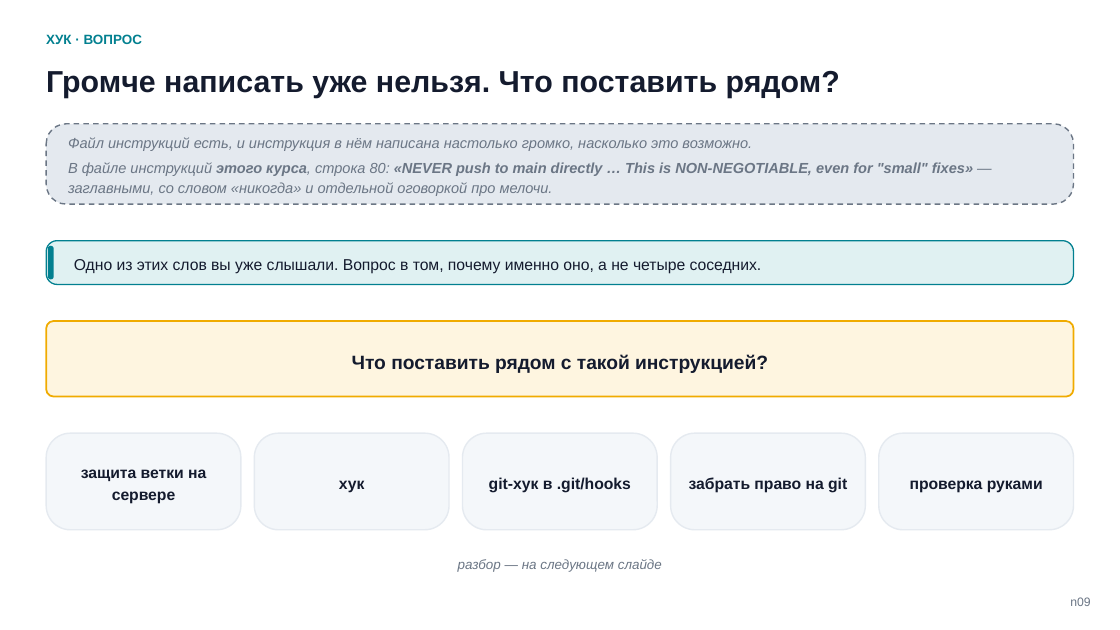
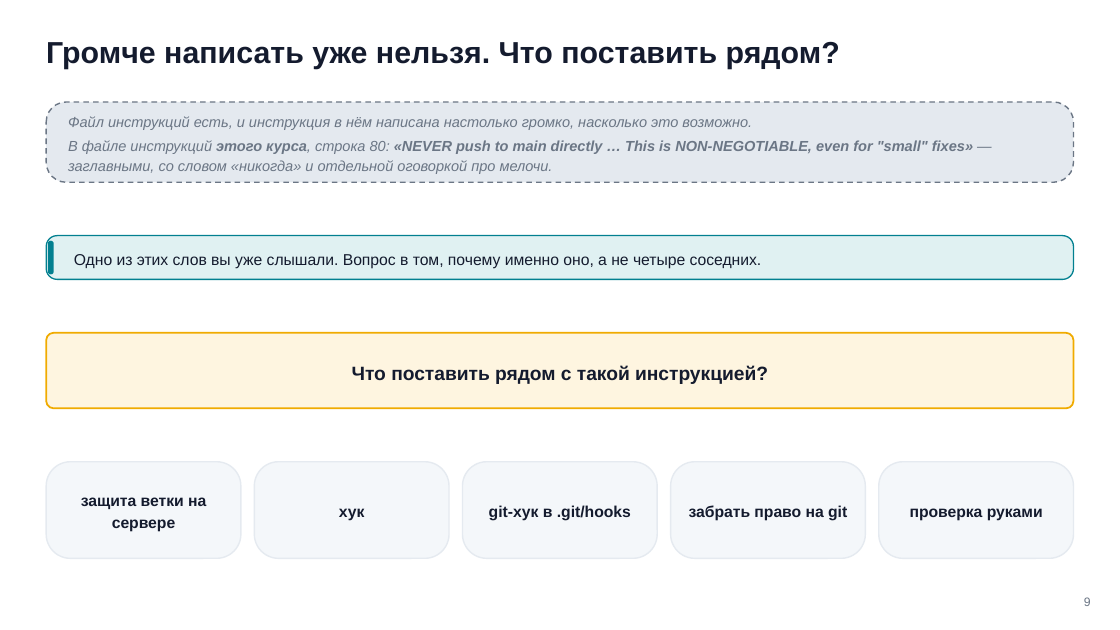
Before and after one commit to tellina-study/AI-usage-lessons, a slide deck: slide 9 of library/seminars/sem-05/rendered/sem-05.pptx. Drawn at 1120x630 pixels with LibreOffice and Linux fonts; fonts in the diff are those of the drawing. Boxes give left, top, right and bottom in pixels: in the first picture for what was removed or moved away, otherwise in the second. Text is boxed around its words. In the diff, an @@ line names an element or a change of style, - is before the commit and + after.

```diff
--- a/library/seminars/sem-05/rendered/sem-05.pptx
+++ b/library/seminars/sem-05/rendered/sem-05.pptx
@@ text "Громче написать уже нельзя. Что ...": place and size @@
-text "Громче написать уже нельзя. Что ..." at (46, 71, 840, 98)
+text "Громче написать уже нельзя. Что ..." at (46, 42, 840, 70)
@@ text removed at (46, 34, 142, 44) @@
-ХУК · ВОПРОС
@@ rounded rectangle: place and size @@
-rounded rectangle at (46, 124, 1074, 204)
+rounded rectangle at (46, 102, 1074, 182)
@@ text "Файл инструкций есть, и инструкция ...": place and size @@
-text "Файл инструкций есть, и инструкция ..." at (68, 137, 973, 196)
+text "Файл инструкций есть, и инструкция ..." at (68, 116, 973, 174)
@@ 2 rounded rectangles, 1 text: place and size @@
-2 rounded rectangles, 1 text at (46, 241, 1074, 285)
+2 rounded rectangles, 1 text at (46, 236, 1074, 280)
@@ rounded rectangle: place and size @@
-rounded rectangle at (46, 321, 1074, 397)
+rounded rectangle at (46, 333, 1074, 408)
@@ text "Что поставить рядом с такой ...": place and size @@
-text "Что поставить рядом с такой ..." at (352, 354, 768, 373)
+text "Что поставить рядом с такой ..." at (352, 365, 768, 384)
@@ 5 texts, 5 rounded rectangles: place and size @@
-5 texts, 5 rounded rectangles at (46, 434, 1074, 530)
+5 texts, 5 rounded rectangles at (46, 462, 1074, 559)
@@ text removed at (458, 559, 662, 572) @@
-разбор — на следующем слайде
@@ text at (1084, 597, 1091, 606): text changed @@
-n09
+9
```
Also in this commit, not shown: 67 other slides changed, 6 other files.
